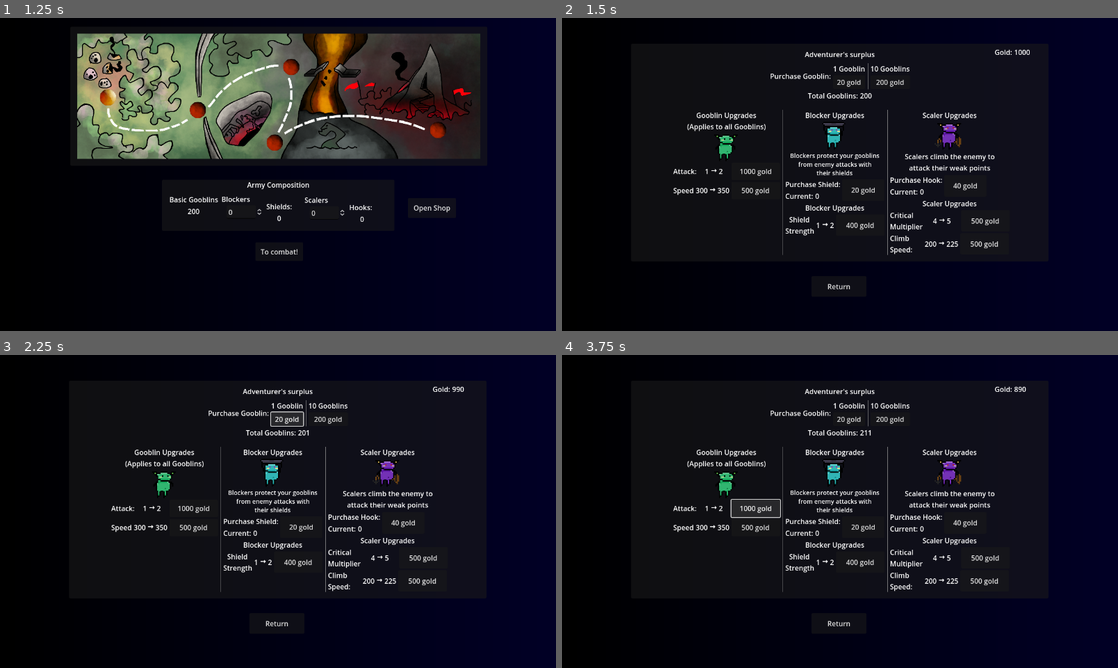
Above: before the commit, frames 1-4 (two rows, left to right).
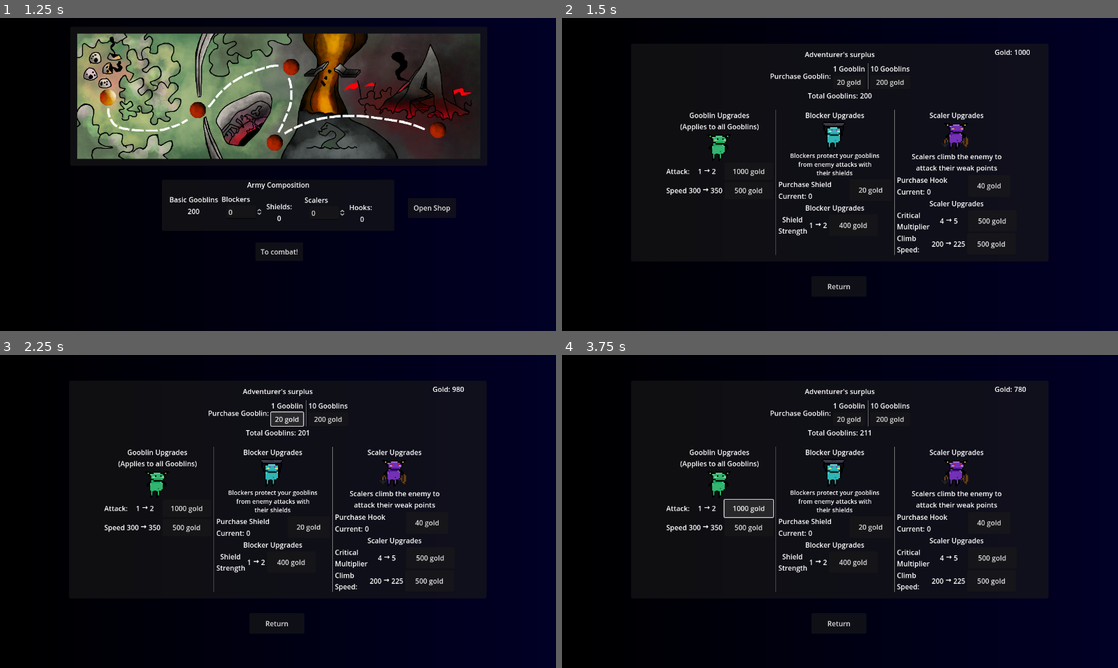
Above: after the commit, the same moments.

Repository: thecaptaincarrot/GMTK-2024-Game-Jam
Game: Godot game, scene res://main.tscn
Same seed, same stepped clock (60 frames per second), same inputs: the game is played once before the commit and once after it. The engine's default icon, where the game draws it, is replaced by a stand-in: a white triangle on a blue panel in a dark square.
Inputs:
- Up to frame 1 (1.25 s): click "New Run" at 0.5 s
- Up to frame 2 (1.5 s): click "Open Shop" at 1.25 s
- Up to frame 3 (2.25 s): click "20 gold" at 2 s
- Up to frame 4 (3.75 s): click "200 gold" at 2.75 s; click "1000 gold" at 3.5 s

Frame 1 is identical in both runs. In frame 2, 3.4% of the frame differs, in the area x 18-80%, y 29-76%; in frame 3, 3.4%; in frame 4, 3.6%, in the area x 18-83%, y 10-76%.

Commit message:
shift to fast purchase items

Diff:
--- a/Screens/Combat/combat_screen.gd
+++ b/Screens/Combat/combat_screen.gd
@@ -93,7 +93,8 @@
 const FLOOR = [0,
 				0,
 				0,
-				1,
+				0,
+				1
 				]
 
 var active_loaded_level = 0
@@ -131,8 +132,8 @@
 		FieldFloor.collision_layer = 1
 		FieldFloor.collision_mask = 1
 	else:
-		FieldFloor.collision_layer = 1
-		FieldFloor.collision_mask = 1
+		FieldFloor.collision_layer = 0
+		FieldFloor.collision_mask = 0
 
 	GooblinController.horde_range = GOOBLIN_RANGE[level_index]
 
--- a/Screens/OutOfCombat/OutOfCombat.tscn
+++ b/Screens/OutOfCombat/OutOfCombat.tscn
@@ -67,7 +67,7 @@
 grow_vertical = 2
 texture = SubResource("GradientTexture1D_4vn6m")
 
-[node name="ShopPanel" type="Panel" parent="." node_paths=Pa …(434 unchanged characters)… _damage_multiplier_label", "one_gooblin_button", "ten_gooblin_button", "gooblin_ …(205 unchanged characters)…
+[node name="ShopPanel" type="Panel" parent="." node_paths=Pa …(434 unchanged characters)… _damage_multiplier_label", "one_gooblin_label", "ten_gooblin_label", "buy_shield_label", "buy_hooks_label", "one_gooblin_button", "ten_gooblin_button", "gooblin_ …(205 unchanged characters)…
 layout_mode = 1
 anchors_preset = 5
 anchor_left = 0.5
@@ -94,6 +94,10 @@
 gooblin_next_climb_speed_label = NodePath("UpgradesHbox/ScalerUpgrades/ClimbUpgradeContainer2/NewMove")
 gooblin_damage_multiplier_label = NodePath("UpgradesHbox/ScalerUpgrades/AttackUpgradeContainer/HBoxContainer/CurrentMult")
 gooblin_next_damage_multiplier_label = NodePath("UpgradesHbox/ScalerUpgrades/AttackUpgradeContainer/HBoxContainer/NewMult")
+one_gooblin_label = NodePath("GooblinInfoContainer/GooblinPurchaseContainer/VBoxContainer2/1GooblinLabel")
+ten_gooblin_label = NodePath("GooblinInfoContainer/GooblinPurchaseContainer/VBoxContainer/10GooblinsLabel")
+buy_shield_label = NodePath("UpgradesHbox/ShieldUpgrades/HBoxContainer/VBoxContainer/BuyShieldLabel")
+buy_hooks_label = NodePath("UpgradesHbox/ScalerUpgrades/HBoxContainer/VBoxContainer/BuyHooksLabel")
 one_gooblin_button = NodePath("GooblinInfoContainer/GooblinPurchaseContainer/VBoxContainer2/OneGooblinButton")
 ten_gooblin_button = NodePath("GooblinInfoContainer/GooblinPurchaseContainer/VBoxContainer/TenGooblinButton")
 gooblin_attack_upgrade_button = NodePath("UpgradesHbox/GooblinUpgrades/AttackUpgradeContainer/AttackUpButton")
@@ -173,7 +177,7 @@
 [node name="VBoxContainer2" type="VBoxContainer" parent="ShopPanel/GooblinInfoContainer/GooblinPurchaseContainer"]
 layout_mode = 2
 
-[node name="Label" type="Label" parent="ShopPanel/GooblinInfoContainer/GooblinPurchaseContainer/VBoxContainer2"]
+[node name="1GooblinLabel" type="Label" parent="ShopPanel/GooblinInfoContainer/GooblinPurchaseContainer/VBoxContainer2"]
 layout_mode = 2
 text = "1 Gooblin"
 
@@ -187,7 +191,7 @@
 [node name="VBoxContainer" type="VBoxContainer" parent="ShopPanel/GooblinInfoContainer/GooblinPurchaseContainer"]
 layout_mode = 2
 
-[node name="Label" type="Label" parent="ShopPanel/GooblinInfoContainer/GooblinPurchaseContainer/VBoxContainer"]
+[node name="10GooblinsLabel" type="Label" parent="ShopPanel/GooblinInfoContainer/GooblinPurchaseContainer/VBoxContainer"]
 layout_mode = 2
 text = "10 Gooblins"
 
@@ -324,9 +328,10 @@
 [node name="VBoxContainer" type="VBoxContainer" parent="ShopPanel/UpgradesHbox/ShieldUpgrades/HBoxContainer"]
 layout_mode = 2
 
-[node name="Label" type="Label" parent="ShopPanel/UpgradesHbox/ShieldUpgrades/HBoxContainer/VBoxContainer"]
-layout_mode = 2
-text = "Purchase Shield:"
+[node name="BuyShieldLabel" type="Label" parent="ShopPanel/UpgradesHbox/ShieldUpgrades/HBoxContainer/VBoxContainer"]
+custom_minimum_size = Vector2(160, 0)
+layout_mode = 2
+text = "Purchase 10 Shields:"
 
 [node name="HBoxContainer" type="HBoxContainer" parent="ShopPanel/UpgradesHbox/ShieldUpgrades/HBoxContainer/VBoxContainer"]
 layout_mode = 2
@@ -434,9 +439,10 @@
 [node name="VBoxContainer" type="VBoxContainer" parent="ShopPanel/UpgradesHbox/ScalerUpgrades/HBoxContainer"]
 layout_mode = 2
 
-[node name="Label" type="Label" parent="ShopPanel/UpgradesHbox/ScalerUpgrades/HBoxContainer/VBoxContainer"]
-layout_mode = 2
-text = "Purchase Hook:"
+[node name="BuyHooksLabel" type="Label" parent="ShopPanel/UpgradesHbox/ScalerUpgrades/HBoxContainer/VBoxContainer"]
+custom_minimum_size = Vector2(160, 0)
+layout_mode = 2
+text = "Purchase 10 Hooks:"
 
 [node name="HBoxContainer" type="HBoxContainer" parent="ShopPanel/UpgradesHbox/ScalerUpgrades/HBoxContainer/VBoxContainer"]
 layout_mode = 2
--- a/Screens/OutOfCombat/shop_panel.gd
+++ b/Screens/OutOfCombat/shop_panel.gd
@@ -30,6 +30,12 @@
 @export var gooblin_damage_multiplier_label : Label
 @export var gooblin_next_damage_multiplier_label : Label
 
+@export var one_gooblin_label : Label
+@export var ten_gooblin_label : Label
+
+@export var buy_shield_label : Label
+@export var buy_hooks_label : Label
+
 #Button references
 @export var one_gooblin_button : Button
 @export var ten_gooblin_button : Button
@@ -47,7 +53,7 @@
 #Cost references
 @export var cost_per_gooblin = 10
 @export var cost_per_shield = 20
-@export var cosst_per_hook = 40
+@export var cost_per_hook = 40
 #NOTE: FOR COSTS OF UPGRADES, SEE EQUATION IN GooblinUpgrades
 
 
@@ -57,7 +63,7 @@
 	ten_gooblin_button.text = str(cost_per_gooblin * 10) + " gold"
 
 	purchase_shield_button.text = str(cost_per_shield) + " gold"
-	purchase_hook_button.text = str(cosst_per_hook) + " gold"
+	purchase_hook_button.text = str(cost_per_hook) + " gold"
 	update_all() # Replace with function body.
 
 
@@ -65,6 +71,13 @@
 func _process(delta):
 	pass
 
+
+func _input(event):
+	if event.is_action("shift_action"):
+		update_all()
+
+
+
 #update labels
 func update_gold():
 	gold_label.text = str(GooblinUpgrades.gold)
@@ -75,6 +88,34 @@
 
 
 #update button text for new cost
+func update_shift_sensitive_fields():
+	if Input.is_key_pressed(KEY_SHIFT):
+		one_gooblin_button.text = str(cost_per_gooblin * 10) + " gold"
+		one_gooblin_label.text = "10 Gooblins"
+
+		ten_gooblin_button.text = str(cost_per_gooblin * 100) + " gold"
+		ten_gooblin_label.text = "100 Gooblins"
+
+		purchase_hook_button.text = str(cost_per_hook * 10) + " gold"
+		buy_hooks_label.text = "Purchase 10 Hooks"
+
+		purchase_shield_button.text = str(cost_per_shield * 10) + " gold"
+		buy_shield_label.text = "Purchase 10 Shields"
+	else:
+		one_gooblin_button.text = str(cost_per_gooblin) + " gold"
+		one_gooblin_label.text = "1 Gooblin"
+
+		ten_gooblin_button.text = str(cost_per_gooblin * 10) + " gold"
+		ten_gooblin_label.text = "10 Gooblins"
+
+		purchase_hook_button.text = str(cost_per_hook) + " gold"
+		buy_hooks_label.text = "Purchase Hook"
+
+		purchase_shield_button.text = str(cost_per_shield) + " gold"
+		buy_shield_label.text = "Purchase Shield"
+
+
+
 func update_gooblin_attack():
 	gooblin_attack_upgrade_button.text = str(GooblinUpgrades.get_gooblin_attack_upgrade_cost()) + " gold"
 	gooblin_current_attack_label.text = str(GooblinUpgrades.get_gooblin_attack())
@@ -113,6 +154,7 @@
 	update_gooblin_shield_health()
 	update_gooblin_scaler_mult()
 	update_gooblin_scaler_climb_speed()
+	update_shift_sensitive_fields()
 	current_hooks_label.text = str(GooblinUpgrades.hooks)
 	current_shields_label.text = str(GooblinUpgrades.shields)
 	emit_signal("army_composition_update")
@@ -120,22 +162,38 @@
 
 #BUTTON SIGNAL FUNCTIONS
 func _on_one_gooblin_button_pressed():
-	if GooblinUpgrades.gold_purchase(10):
-		GooblinUpgrades.gooblin_count += 1
-		update_all()
-		purchase_sound.play()
-	else:
-		click_sound.play()
+	if !Input.is_key_pressed(KEY_SHIFT):
+		if GooblinUpgrades.gold_purchase(cost_per_gooblin):
+			GooblinUpgrades.gooblin_count += 1
+			update_all()
+			purchase_sound.play()
+		else:
+			click_sound.play()
+	else:
+		if GooblinUpgrades.gold_purchase(cost_per_gooblin * 10) and Input.is_key_pressed(KEY_SHIFT):
+			GooblinUpgrades.gooblin_count += 10
+			update_all()
+			purchase_sound.play()
+		else:
+			click_sound.play()
 
 
 
 func _on_ten_gooblin_button_pressed():
-	if GooblinUpgrades.gold_purchase(100):
-		GooblinUpgrades.gooblin_count += 10
-		update_all()
-		purchase_sound.play()
-	else:
-		click_sound.play()
+	if !Input.is_key_pressed(KEY_SHIFT):
+		if GooblinUpgrades.gold_purchase(cost_per_gooblin * 10):
+			GooblinUpgrades.gooblin_count += 10
+			update_all()
+			purchase_sound.play()
+		else:
+			click_sound.play()
+	else:
+		if GooblinUpgrades.gold_purchase(cost_per_gooblin * 100) and Input.is_key_pressed(KEY_SHIFT):
+			GooblinUpgrades.gooblin_count += 100
+			update_all()
+			purchase_sound.play()
+		else:
+			click_sound.play()
 
 
 #Basic Goolbin Upgrades
@@ -161,12 +219,20 @@
 
 #Shield Gooblin Upgrades
 func _on_shield_purchase_button_pressed():
-	if GooblinUpgrades.gold_purchase(cost_per_shield):
-		GooblinUpgrades.shields += 1
-		update_all()
-		purchase_sound.play()
-	else:
-		click_sound.play()
+	if !Input.is_key_pressed(KEY_SHIFT):
+		if GooblinUpgrades.gold_purchase(cost_per_shield):
+			GooblinUpgrades.shields += 1
+			update_all()
+			purchase_sound.play()
+		else:
+			click_sound.play()
+	else:
+		if GooblinUpgrades.gold_purchase(cost_per_shield * 10) and Input.is_key_pressed(KEY_SHIFT):
+			GooblinUpgrades.shields += 10
+			update_all()
+			purchase_sound.play()
+		else:
+			click_sound.play()
 
 
 
@@ -179,17 +245,24 @@
 		click_sound.play()
 
 
-
 #Scaler Gooblin Upgrades
 
 
 func _on_hook_purchase_button_pressed():
-	if GooblinUpgrades.gold_purchase(cosst_per_hook):
-		GooblinUpgrades.hooks += 1
-		update_all()
-		purchase_sound.play()
-	else:
-		click_sound.play()
+	if !Input.is_key_pressed(KEY_SHIFT):
+		if GooblinUpgrades.gold_purchase(cost_per_hook):
+			GooblinUpgrades.hooks += 1
+			update_all()
+			purchase_sound.play()
+		else:
+			click_sound.play()
+	else:
+		if GooblinUpgrades.gold_purchase(cost_per_hook * 10) and Input.is_key_pressed(KEY_SHIFT):
+			GooblinUpgrades.hooks += 10
+			update_all()
+			purchase_sound.play()
+		else:
+			click_sound.play()
 
 
 func _on_mult_up_button_pressed():
--- a/project.godot
+++ b/project.godot
@@ -54,6 +54,12 @@
 , Object(InputEventKey,"resource_local_to_scene":false,"resource_name":"","device":-1,"window_id":0,"alt_pressed":false …(186 unchanged characters)…
 ]
 }
+shift_action={
+"deadzone": 0.5,
+"events": [Object(InputEventKey,"resource_local_to_scene":false,"resource_name":"","device":-1,"window_id":0,"alt_pressed":false,"shift_pressed":false,"ctrl_pressed":false,"meta_pressed":false,"pressed":false,"keycode":0,"physical_keycode":4194325,"key_label":0,"unicode":0,"location":0,"echo":false,"script":null)
+, Object(InputEventKey,"resource_local_to_scene":false,"resource_name":"","device":-1,"window_id":0,"alt_pressed":false,"shift_pressed":false,"ctrl_pressed":false,"meta_pressed":false,"pressed":false,"keycode":0,"physical_keycode":4194325,"key_label":0,"unicode":0,"location":0,"echo":false,"script":null)
+]
+}
 
 [layer_names]
 
